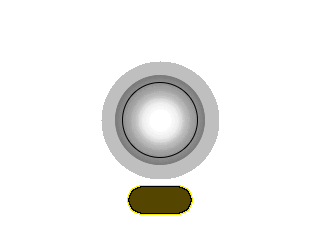
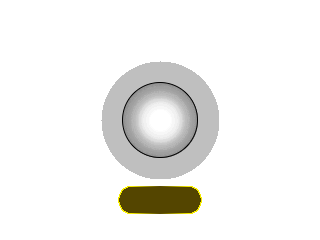
Layer changes from the first w=320, h=240 image to the second:
painted on "box", unmasked it over bbox(118, 185, 202, 215)
painted on "center" over bbox(115, 75, 205, 165)
